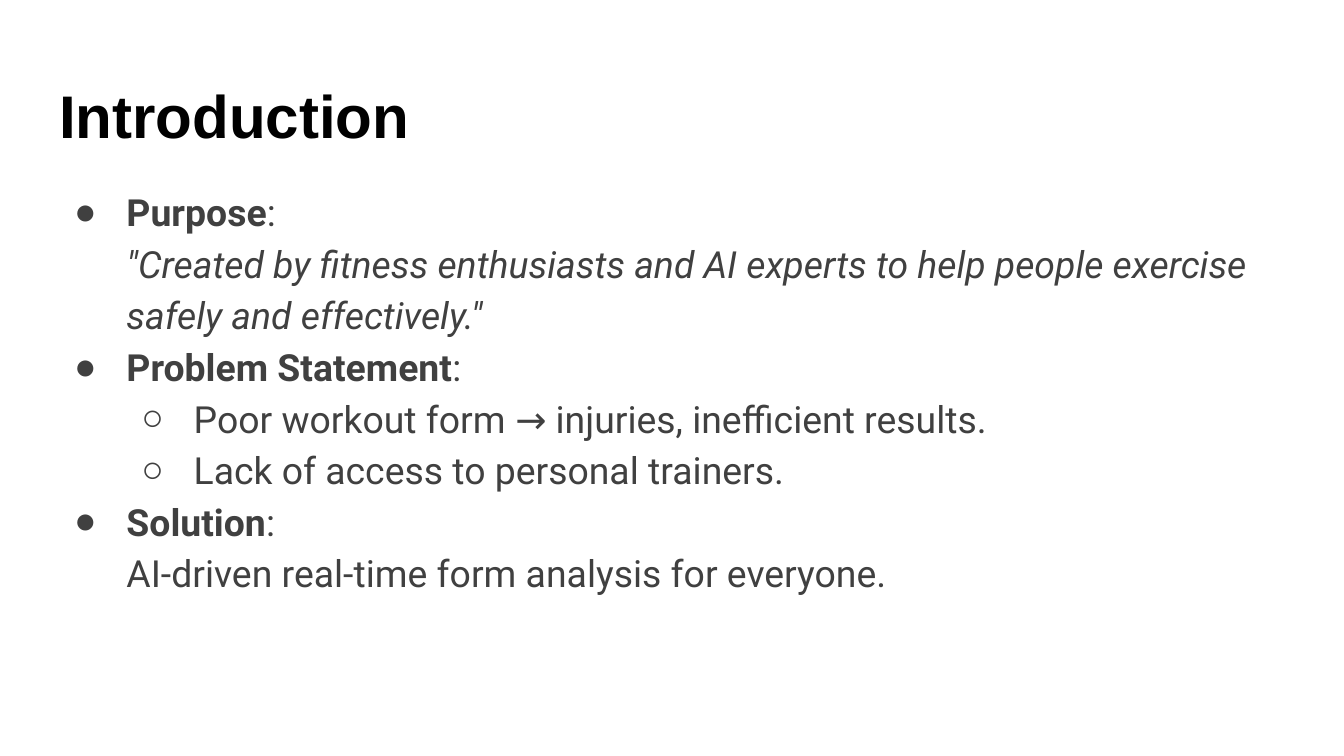
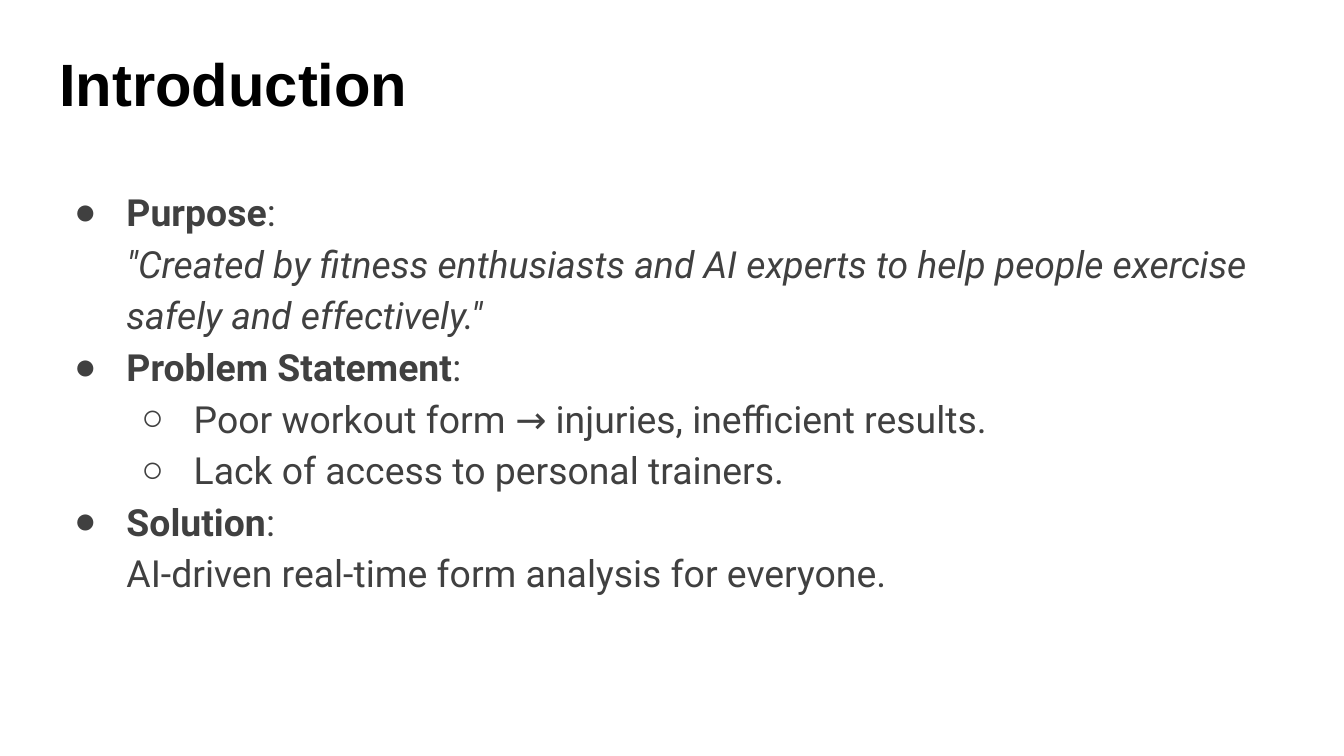
Before and after one commit to silenttundre/VirtualWorkoutBuddy, a slide deck: slide 3 of Virtual Workout Buddy.pptx. Drawn at 1344x756 pixels with LibreOffice and Linux fonts; fonts in the diff are those of the drawing. Boxes give left, top, right and bottom in pixels: in the first picture for what was removed or moved away, otherwise in the second. Text is boxed around its words. In the diff, an @@ line names an element or a change of style, - is before the commit and + after.

```diff
--- a/Virtual Workout Buddy.pptx
+++ b/Virtual Workout Buddy.pptx
@@ title "Introduction": place and size @@
-title "Introduction" at (59,94,409,139)
+title "Introduction" at (59,62,407,107)
@@ title "Introduction" at (59,62,407,107): size 32.2 to 32 pt @@
```
Also in this commit, not shown: 7 other slides changed, 3 slides added, 3 slides removed, 3 other files.
